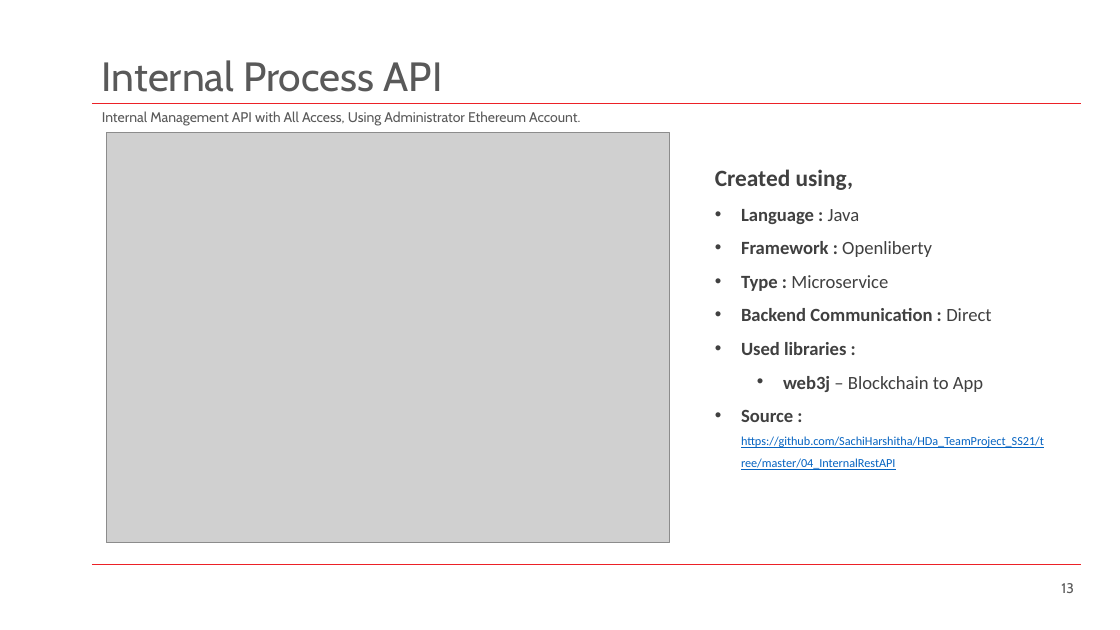
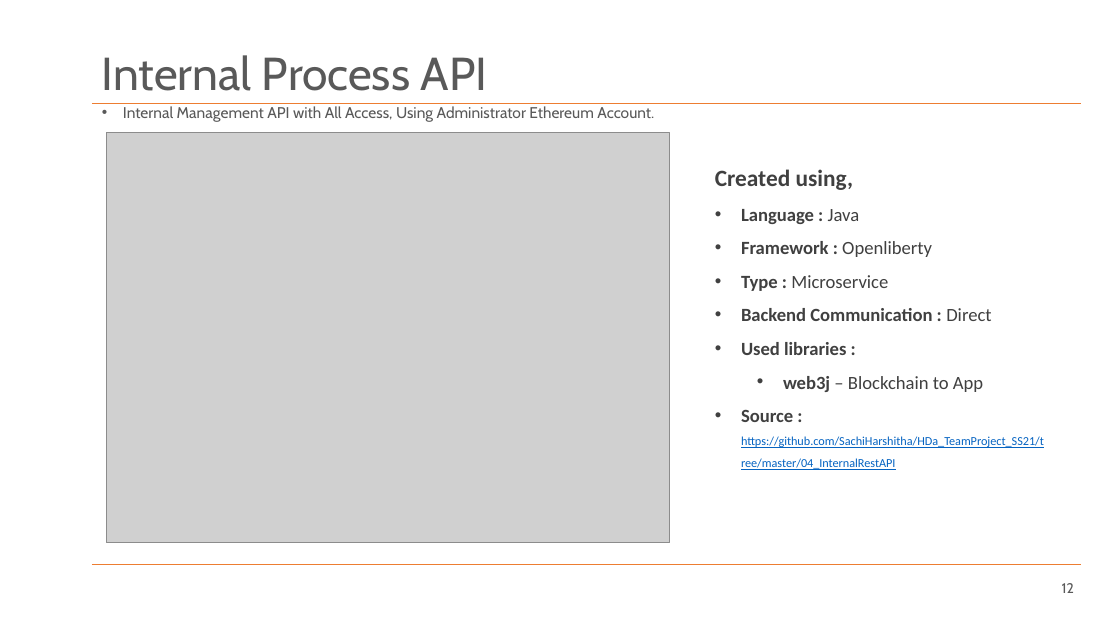
Before and after one commit to SachiHarshitha/HDa_TeamProject_SS21, a slide deck: slide 12 of 00_Documentation/M03_TeamProject_Haid_UWB-Presentation.pptx (slide 13 before the commit). Drawn at 1120x630 pixels with LibreOffice and Linux fonts; fonts in the diff are those of the drawing; grey boxes stand for pictures; background and template pictures are left out. Boxes give left, top, right and bottom in pixels: in the first picture for what was removed or moved away, otherwise in the second. Text is boxed around its words. In the diff, an @@ line names an element or a change of style, - is before the commit and + after.

```diff
--- a/00_Documentation/M03_TeamProject_Haid_UWB-Presentation.pptx
+++ b/00_Documentation/M03_TeamProject_Haid_UWB-Presentation.pptx
@@ title "Internal Process API" at (102, 55, 488, 91): size 35 to 39.6 pt @@
@@ line (92, 103) - (1081, 103): stroke #EC2127 1 pt to #ED7D31 1 pt @@
@@ subtitle "Internal Management API with All ..." at (123, 106, 654, 122): size 12 to 13.3 pt; bullet none to •; line spacing 0.9 to 0.7 @@
@@ line (92, 565) - (1081, 565): stroke #EC2127 1 pt to #ED7D31 1 pt @@
@@ page number at (1062, 583, 1074, 593): text changed @@
-13
+12
```
Also in this commit, not shown: 13 other slides changed, 1 slide removed.
